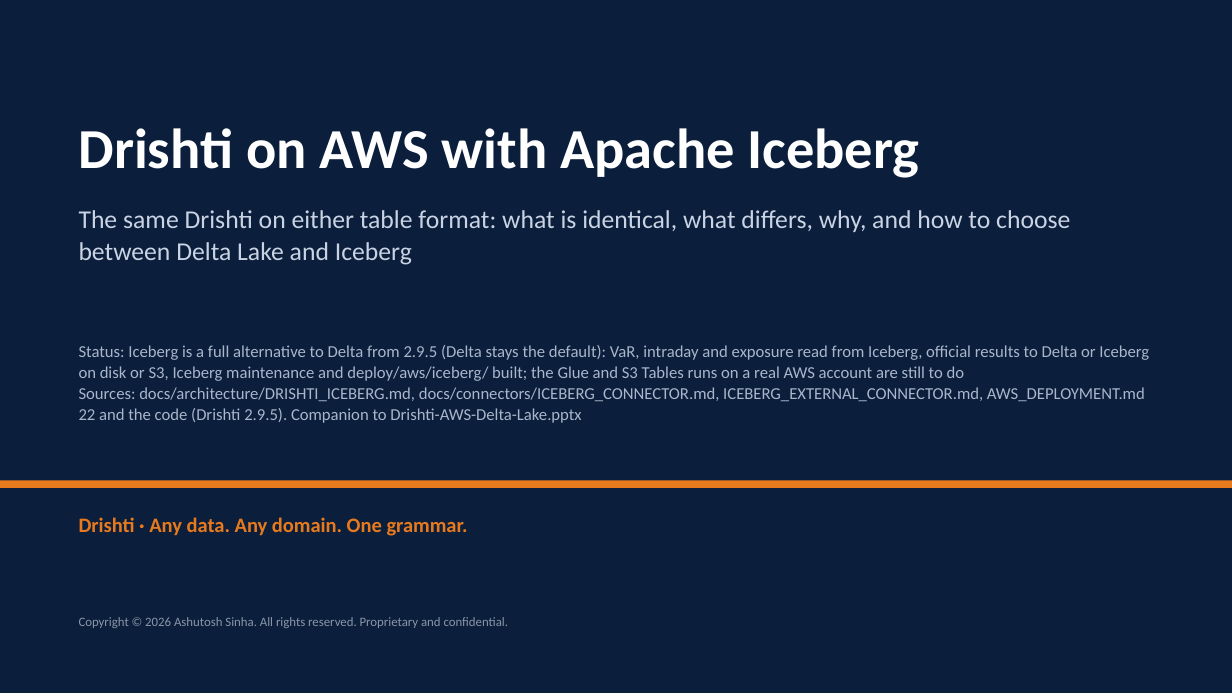
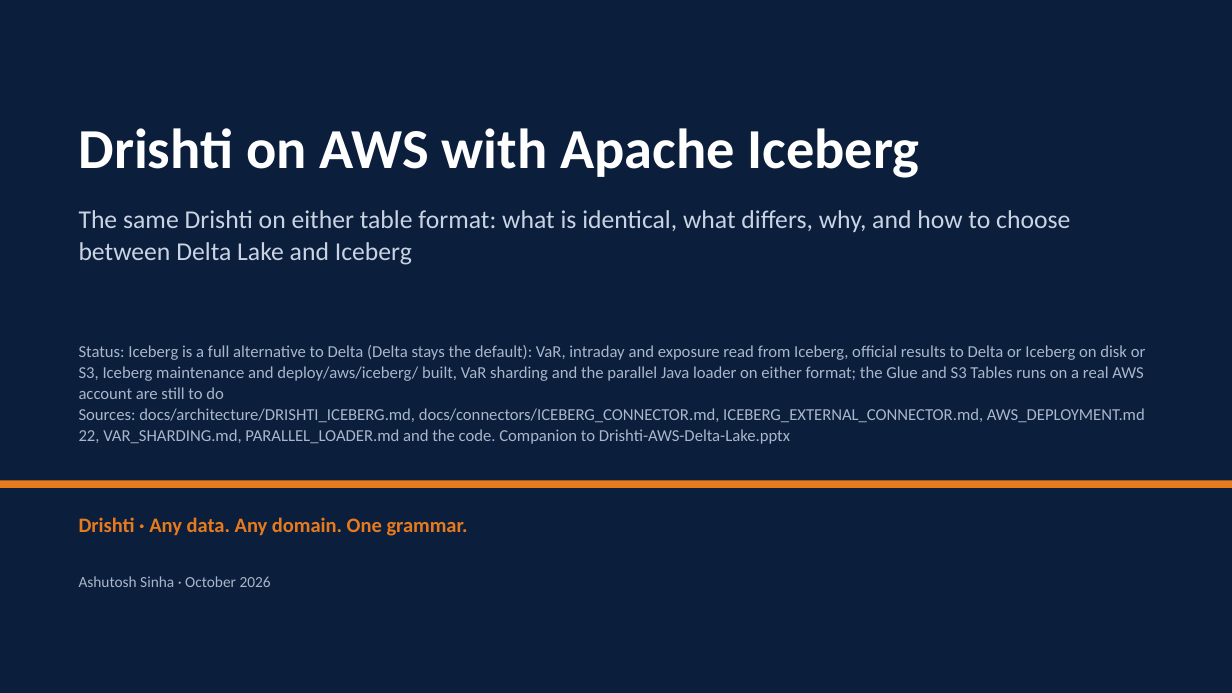
Before and after one commit to ajsinha/drishti, a slide deck: slide 1 of docs/publications/Drishti-AWS-Iceberg.pptx. Drawn at 1232x693 pixels with LibreOffice and Linux fonts; fonts in the diff are those of the drawing. Boxes give left, top, right and bottom in pixels: in the first picture for what was removed or moved away, otherwise in the second. Text is boxed around its words. In the diff, an @@ line names an element or a change of style, - is before the commit and + after.

Commit message:
Decks: Design and Evidence, AWS Delta Lake and AWS Iceberg rebuilt (no BUILT pills, no release numbers, facts brought up to date; editions, Arrow, computed attributes, the Java loader and sharding on Fargate)

```diff
--- a/docs/publications/Drishti-AWS-Iceberg.pptx
+++ b/docs/publications/Drishti-AWS-Iceberg.pptx
@@ text at (79,345,1146,444): text changed @@
-Status: Iceberg is a full alternative to Delta from 2.9.5 (Delta stays the default): VaR, intraday and exposure read from Iceberg, official results to Delta or Iceberg on disk or S3, Iceberg maintenance and deploy/aws/iceberg/ built; the Glue and S3 Tables runs on a real AWS account are still to do
-Sources: docs/architecture/DRISHTI_ICEBERG.md, docs/connectors/ICEBERG_CONNECTOR.md, ICEBERG_EXTERNAL_CONNECTOR.md, AWS_DEPLOYMENT.md 22 and the code (Drishti 2.9.5). Companion to Drishti-AWS-Delta-Lake.pptx
+Status: Iceberg is a full alternative to Delta (Delta stays the default): VaR, intraday and exposure read from Iceberg, official results to Delta or Iceberg on disk or S3, Iceberg maintenance and deploy/aws/iceberg/ built, VaR sharding and the parallel Java loader on either format; the Glue and S3 Tables runs on a real AWS account are still to do
+Sources: docs/architecture/DRISHTI_ICEBERG.md, docs/connectors/ICEBERG_CONNECTOR.md, ICEBERG_EXTERNAL_CONNECTOR.md, AWS_DEPLOYMENT.md 22, VAR_SHARDING.md, PARALLEL_LOADER.md and the code. Companion to Drishti-AWS-Delta-Lake.pptx
@@ text at (79,576,271,587): text changed; size 10 to 12 pt; text colour #8A96A8 to #A9B6CB @@
-Copyright © 2026 Ashutosh Sinha. All rights reserved. Proprietary and confidential.
+Ashutosh Sinha · October 2026
```
Also in this commit, not shown: 43 other slides changed, 1 slide added, 3 other files.
